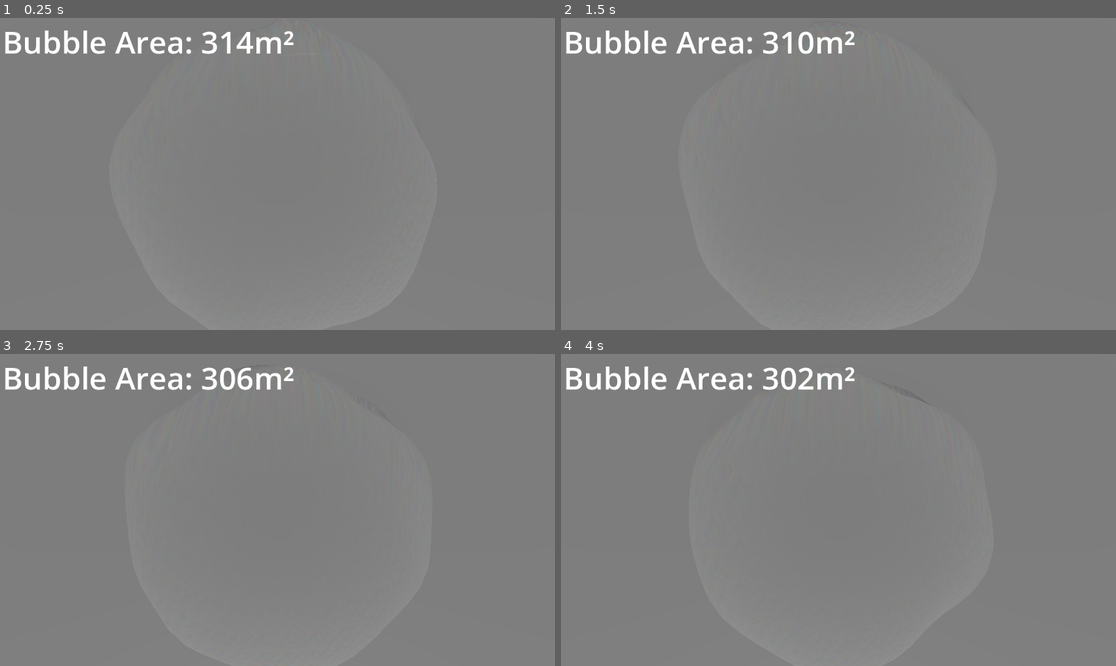
Above: before the commit, frames 1-4 (two rows, left to right).
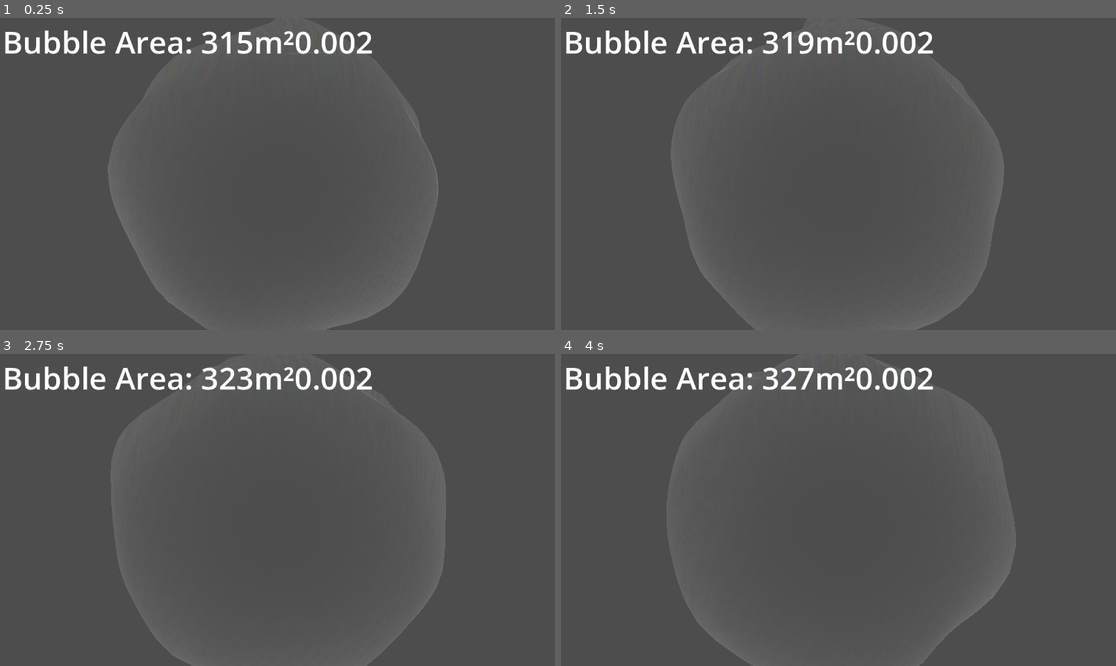
Above: after the commit, the same moments.

Repository: Lycentzia/platzen-oder-profit
Game: Godot game, scene res://main.tscn
The game is run twice, just before and just after one commit, with the same random seed, the same clock (stepped at 60 frames per second) and the same inputs.
Inputs:
- Up to frame 1 (0.25 s): no input
- Up to frame 2 (1.5 s): no input
- Up to frame 3 (2.75 s): no input
- Up to frame 4 (4 s): no input

The runs differ from the first frame. In frame 1, 98% of the frame differs, in the area x 0-100%, y 0-100%; in frame 2, 98%; in frame 3, 99%; in frame 4, 99%.

Commit message:
Add oxygen

Diff:
--- a/main.gd
+++ b/main.gd
@@ -5,11 +5,20 @@
 
 var sphereInitialRadius = 10 # how to get this programmatically?
 var sphereShrinkRate = 0.999
+var building1 = 4
+var building2 = 2
+
+var oxygen = 0
 
 func _on_tick_timeout():
+	var oxygenOld = oxygen
+	oxygen = building1 * 0.002 - building2 * 0.003
+	if oxygen != oxygenOld:
+		sphereShrinkRate = sphereShrinkRate + oxygen
+
 	var scaleBefore = sphere.scale
 	var scaleAfter = scaleBefore * Vector3(sphereShrinkRate, sphereShrinkRate, sphereShrinkRate)
 	sphere.scale = scaleAfter
 
 	var sphereArea = sphere.scale.x * sphereInitialRadius * sphereInitialRadius * PI
-	scores.text = "Bubble Area: " + str(round(sphereArea)) + "m²"
+	scores.text = "Bubble Area: " + str(round(sphereArea)) + "m²" + str((oxygen))
--- a/main.tscn
+++ b/main.tscn
@@ -1,7 +1,8 @@
-[gd_scene load_steps=6 format=3 uid="uid://dtqbbvoy7gsg0"]
+[gd_scene load_steps=7 format=3 uid="uid://dtqbbvoy7gsg0"]
 
 [ext_resource type="Script" path="res://main.gd" id="1_62uqs"]
 [ext_resource type="PackedScene" uid="uid://bhyqis20wvvgn" path="res://sphere.tscn" id="1_kh8ai"]
+[ext_resource type="Script" path="res://tick.gd" id="3_1ixrc"]
 
 [sub_resource type="BoxShape3D" id="BoxShape3D_o3wit"]
 size = Vector3(100, 2, 100)
@@ -17,6 +18,7 @@
 
 [node name="Ground" type="StaticBody3D" parent="."]
 transform = Transform3D(1, 0, 0, 0, 1, 0, 0, 0, 1, 0, -1, 0)
+visible = false
 
 [node name="CollisionShape3D" type="CollisionShape3D" parent="Ground"]
 shape = SubResource("BoxShape3D_o3wit")
@@ -39,6 +41,7 @@
 [node name="Tick" type="Timer" parent="."]
 wait_time = 0.1
 autostart = true
+script = ExtResource("3_1ixrc")
 
 [node name="UI" type="Control" parent="."]
 layout_mode = 3
